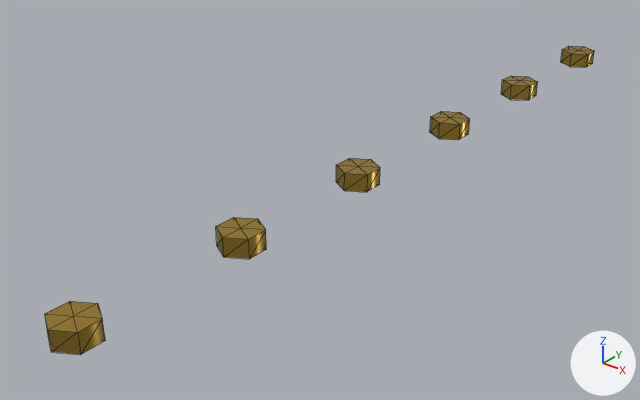
Renders of the glTF model porsche-911sc-engine/parts/exhaust-nuts-right.glb from each side of a commit.
Rendered twice from a 50 mm camera at (398.0, -284.0, 51.0) aimed at (215.0, -56.0, -91.0). The lights are fixed; the arrows at lower right show +X, +Y and +Z. The older version comes first. Mesh edges are drawn as thin lines.
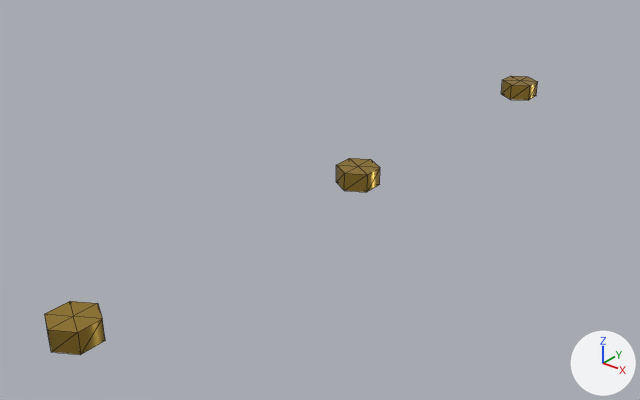
What the commit changed:
Object 'Mesh_0' (ob_mesh_0) moves from (235.0, -117.5, -73.95) to (235.0, -177.5, -73.95).
Object 'Mesh_0.001' (ob_mesh_0_001) moves from (235.0, -177.5, -73.95) to (235.0, -59.5, -73.95).
Object 'Mesh_0.002' (ob_mesh_0_002) moves from (235.0, 0.5, -73.95) to (235.0, 58.5, -73.95).
Object 'Mesh_0.004' (ob_mesh_0_004) is deleted.

Where the change shows, as pixel boxes [x1, y1, x2, y2] in the pictures (640 x 400 px):
'Mesh_0', moved
    before: [216, 217, 266, 259]
    after: [45, 301, 105, 355]
'Mesh_0.001', moved
    before: [45, 301, 105, 355]
    after: [336, 158, 380, 192]
'Mesh_0.002', moved
    before: [430, 111, 470, 140]
    after: [501, 76, 538, 100]
'Mesh_0.004', deleted
    before: [561, 46, 594, 67]
'Mesh_0.003', unchanged, covered by the edit
    before: [336, 158, 380, 192]
